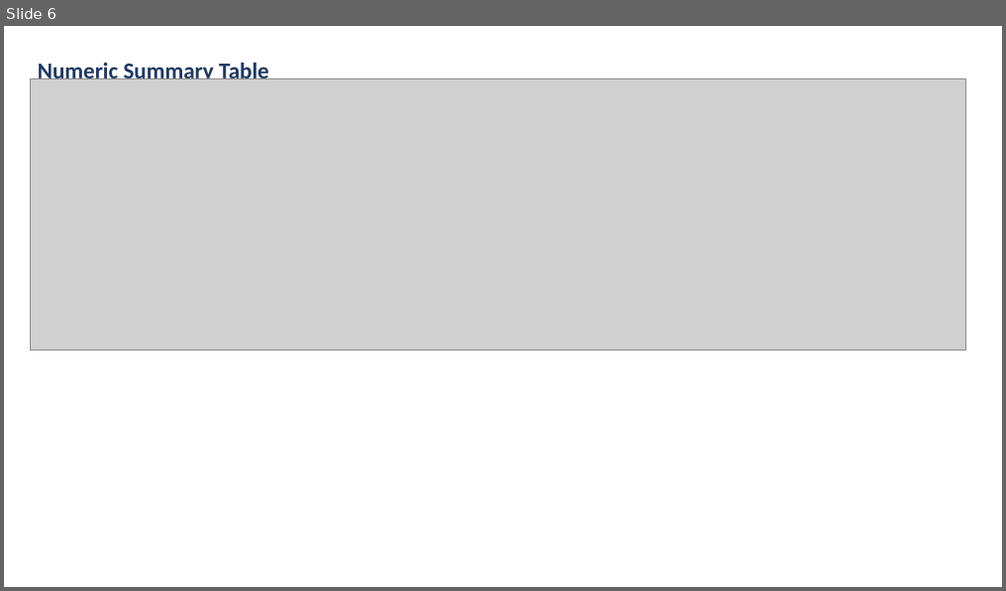
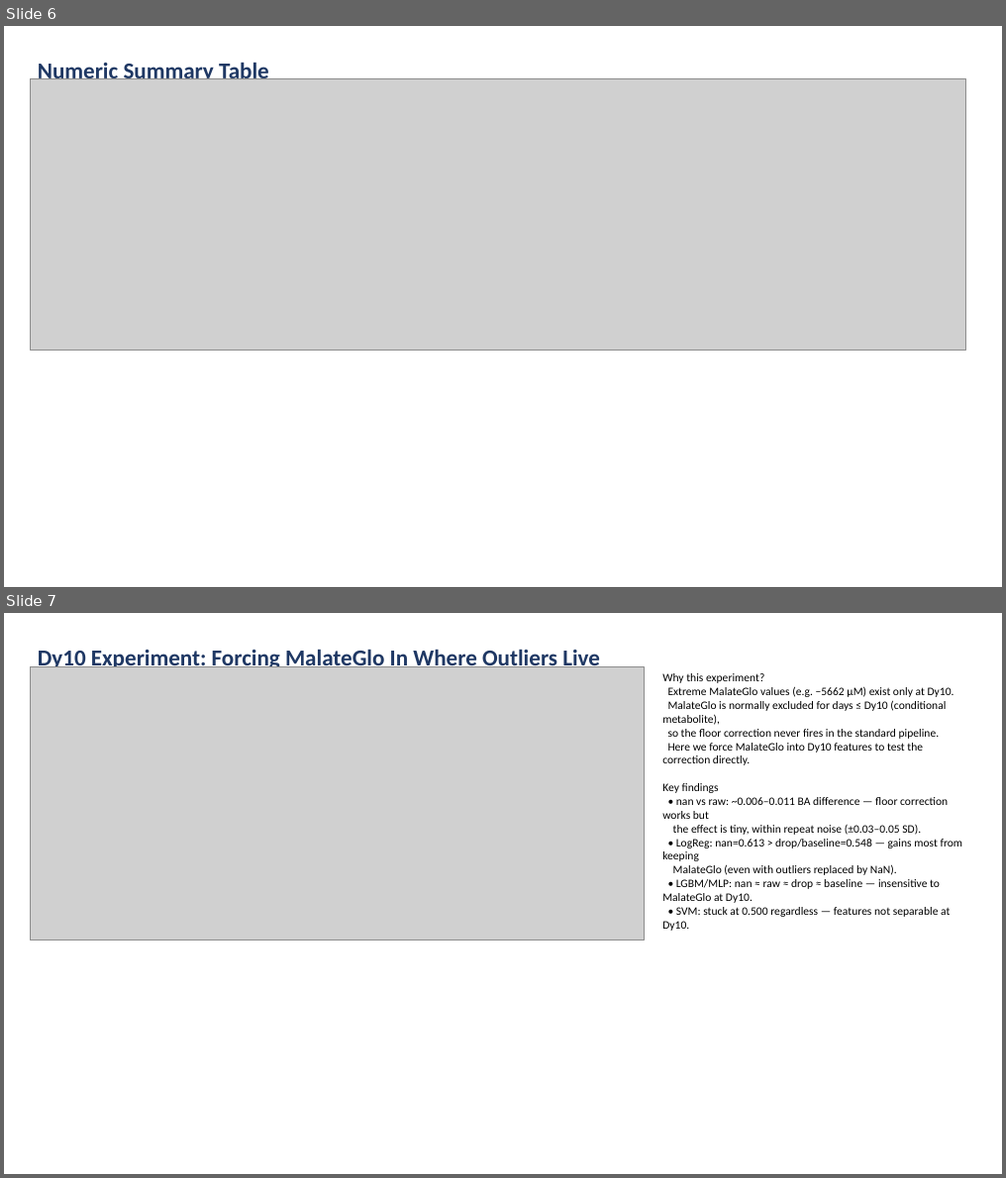
Before and after one commit to dsi-rse/2025-promega-mini-test, a slide deck: figures/met_variants_analysis.pptx. Shown one above the other, each under a label of ours: slide 6 before the commit, slides 6 and 7 after it. The pictures are 1006x591 and 1006x1178 pixels, drawn with LibreOffice and Linux fonts; fonts in the diff are those of the drawing; grey boxes stand for pictures. Boxes give left, top, right and bottom in pixels: in the first picture for what was removed or moved away, otherwise in the second. Text is boxed around its words. In the diff, an @@ line names an element or a change of style, - is before the commit and + after.

```diff
--- a/figures/met_variants_analysis.pptx
+++ b/figures/met_variants_analysis.pptx
@@ slide 7 added at (x1=4, y1=613, x2=1002, y2=1174), background #FFFFFF @@
@@ picture added at (x1=30, y1=666, x2=645, y2=940) @@
@@ text added at (x1=38, y1=646, x2=600, y2=671), 22 pt, text #1F3864, bold @@
+Dy10 Experiment: Forcing MalateGlo In Where Outliers Live
@@ text added at (x1=662, y1=673, x2=963, y2=931), 11 pt, text #000000 @@
+Why this experiment?
+Extreme MalateGlo values (e.g. −5662 µM) exist only at Dy10.
+MalateGlo is normally excluded for days ≤ Dy10 (conditional metabolite),
+so the floor correction never fires in the standard pipeline.
+Here we force MalateGlo into Dy10 features to test the correction directly.
+Key findings
+• nan vs raw: ~0.006–0.011 BA difference — floor correction works but
+the effect is tiny, within repeat noise (±0.03–0.05 SD).
+• LogReg: nan=0.613 > drop/baseline=0.548 — gains most from keeping
+MalateGlo (even with outliers replaced by NaN).
+• LGBM/MLP: nan ≈ raw ≈ drop ≈ baseline — insensitive to MalateGlo at Dy10.
+• SVM: stuck at 0.500 regardless — features not separable at Dy10.
```
Also in this commit, not shown: 1 slide changed, 3 other files.
